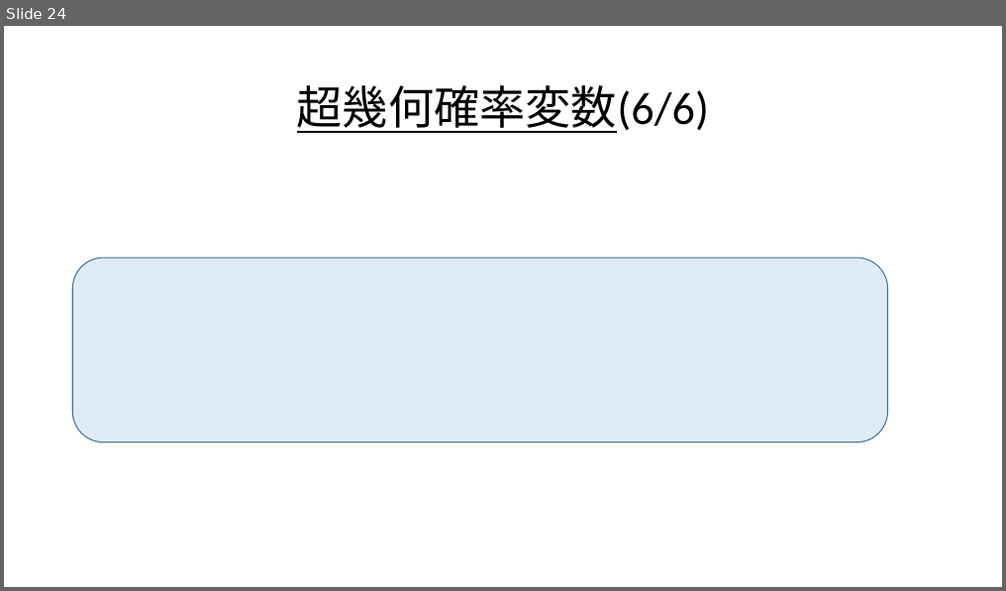
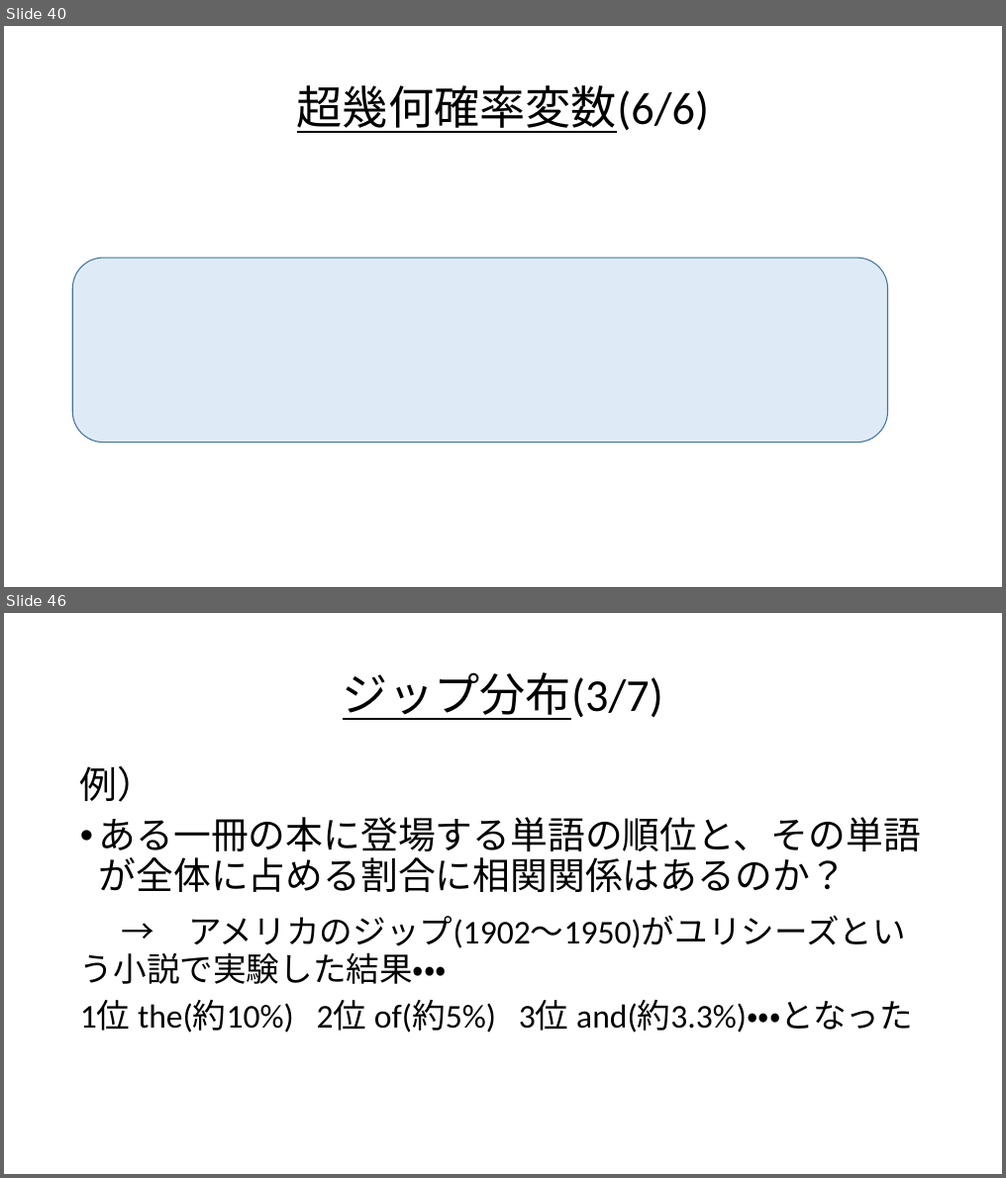
Before and after one commit to Ryo-KATAYAMA/Senior_Project, a slide deck: Chapter4_2.pptx. Shown one above the other, each under a label of ours: slide 24 before the commit, slides 40 and 46 after it; the slides between them are not shown. The pictures are 1006x591 and 1006x1178 pixels, drawn with LibreOffice and Linux fonts; fonts in the diff are those of the drawing; grey boxes stand for pictures. Boxes give left, top, right and bottom in pixels: in the first picture for what was removed or moved away, otherwise in the second. Text is boxed around its words. In the diff, an @@ line names an element or a change of style, - is before the commit and + after.

```diff
--- a/Chapter4_2.pptx
+++ b/Chapter4_2.pptx
@@ slide 46 added at [4, 613, 1002, 1174], background #FFFFFF @@
@@ title added at [343, 672, 663, 720], 44 pt, text #000000, underline @@
+ジップ分布(3/7)
@@ text added at [80, 766, 921, 1033], 32 pt, text #000000 @@
+例）
+• ある一冊の本に登場する単語の順位と、その単語が全体に占める割合に相関関係はあるのか？
+→ アメリカのジップ(1902～1950)がユリシーズという小説で実験した結果・・・
+1位 the(約10%) 2位 of(約5%) 3位 and(約3.3%)・・・となった
@@ what was slide 24 is now slide 40 @@
```
Also in this commit, not shown: 6 slides changed, 23 other slides added, 8 slides removed.
